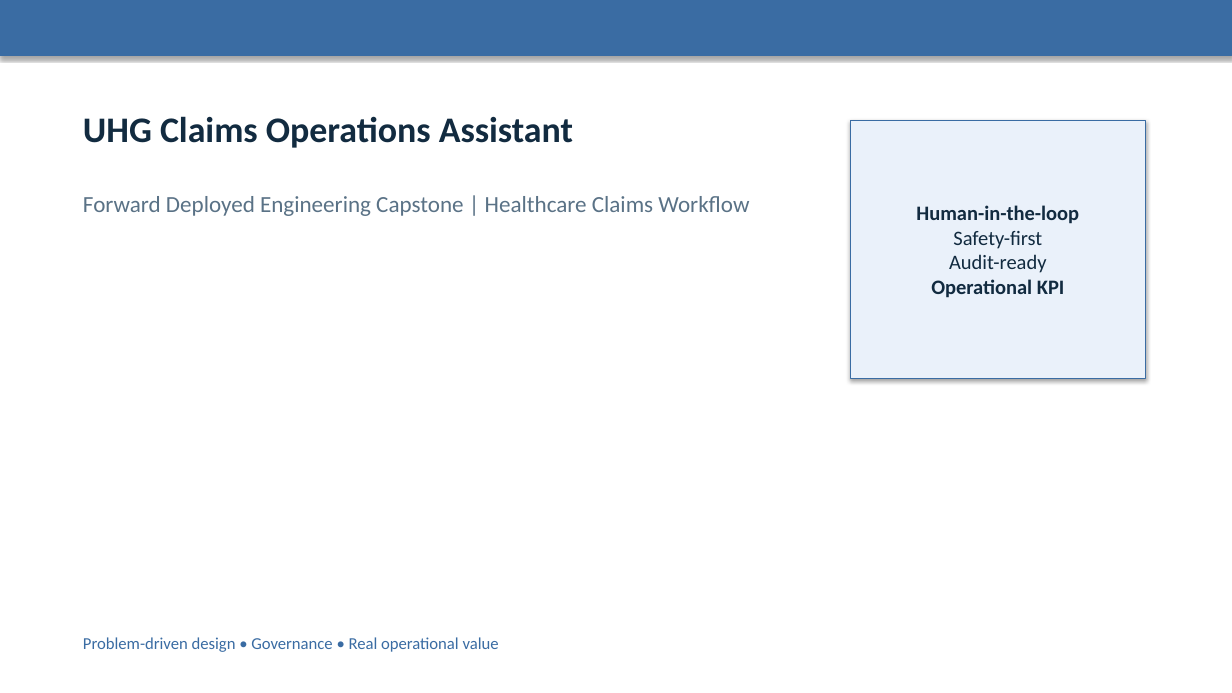
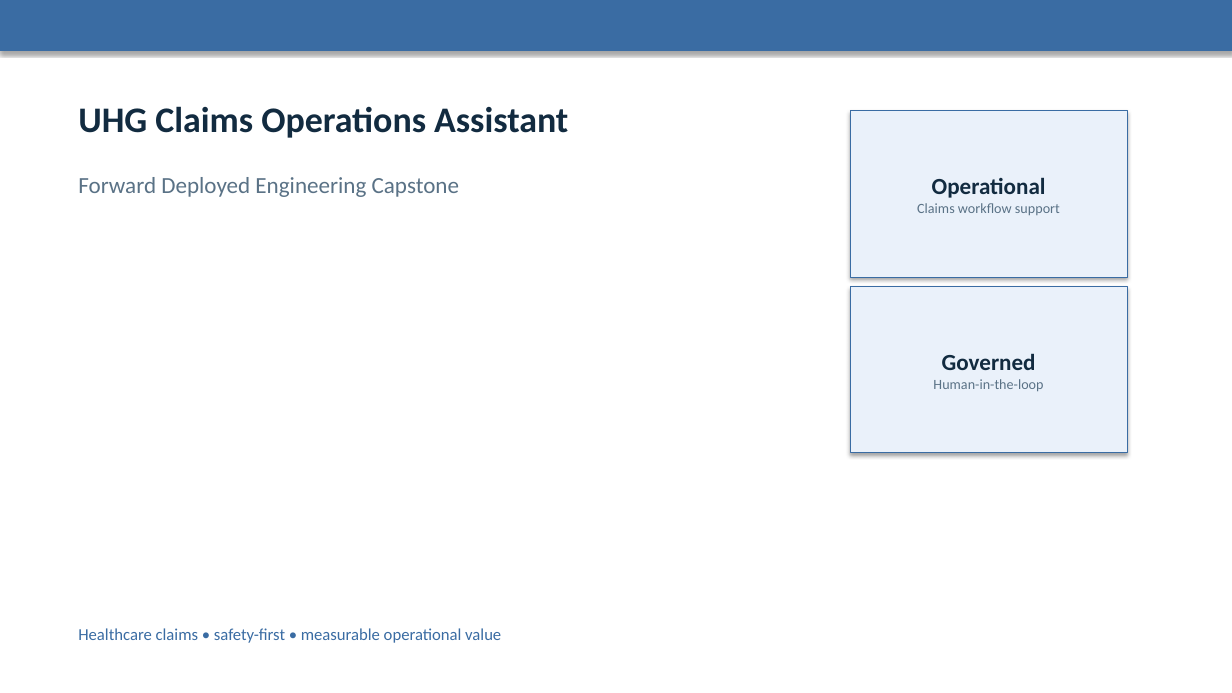
Before and after one commit to sampadajain/uhg-capstone, a slide deck: slide 1 of UHG_FDE_CAPSTONE_PRESENTATION.pptx. Drawn at 1232x693 pixels with LibreOffice and Linux fonts; fonts in the diff are those of the drawing. Boxes give left, top, right and bottom in pixels: in the first picture for what was removed or moved away, otherwise in the second. Text is boxed around its words. In the diff, an @@ line names an element or a change of style, - is before the commit and + after.

```diff
--- a/UHG_FDE_CAPSTONE_PRESENTATION.pptx
+++ b/UHG_FDE_CAPSTONE_PRESENTATION.pptx
@@ rectangle: place and size @@
-rectangle at <box>0,0,1232,55</box>
+rectangle at <box>0,0,1232,51</box>
@@ text "UHG Claims Operations Assistant": place and size @@
-text "UHG Claims Operations Assistant" at <box>83,116,573,148</box>
+text "UHG Claims Operations Assistant" at <box>78,106,568,138</box>
@@ rectangle "Operational": place and size @@
-rectangle "Operational" at <box>850,120,1146,379</box>
+rectangle "Operational" at <box>850,111,1128,277</box>
@@ text at <box>78,177,459,197</box>: text changed @@
-Forward Deployed Engineering Capstone | Healthcare Claims Workflow
+Forward Deployed Engineering Capstone
@@ text in rectangle at <box>917,177,1060,215</box>: text changed; size 16 to 11 pt; text colour #122B40 to #5A7286; bold off @@
-Human-in-the-loop
-Safety-first
-Audit-ready
-Operational KPI
+Operational
+Claims workflow support
@@ rectangle added at <box>850,287,1128,453</box>, fill #EAF1FA, outline #3A6CA3 0.75 pt, 11 pt, text #5A7286 @@
+Governed
+Human-in-the-loop
@@ text at <box>78,628,501,643</box>: text changed @@
-Problem-driven design • Governance • Real operational value
+Healthcare claims • safety-first • measurable operational value
```
Also in this commit, not shown: 6 slides added, 7 slides removed.
